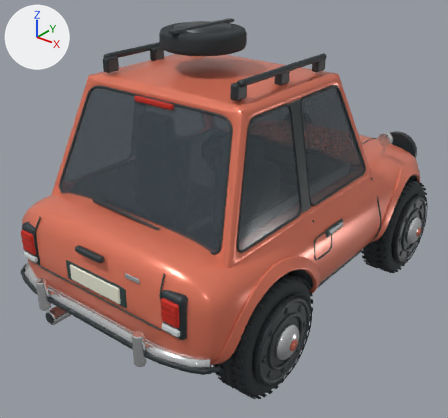
A saved change to the FBX model unity/Assets/Resources/Cars/puddle.fbx.
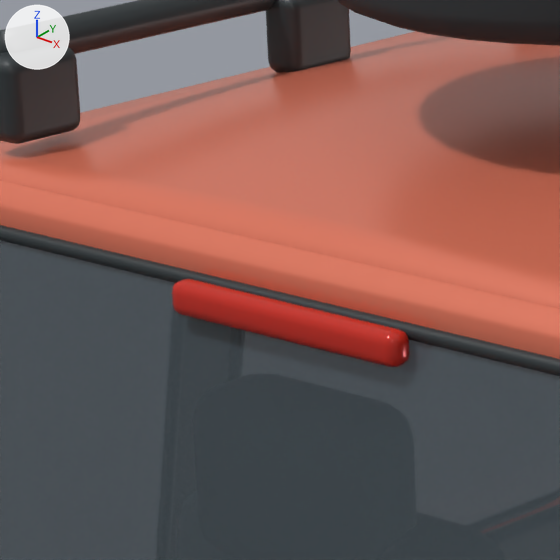
Old and new are each drawn whole from a camera (50 mm lens) standing at (2.465, -3.382, 2.638) and looking at (-0.049, -0.24, 0.69) and again close up on the part from 24% to 44% of the width and 12% to 34% of the height. The lights are fixed; the arrows at upper left show +X, +Y and +Z. The last two pictures show the newer version. Where no turn or scale is listed for an object, it has been applied to the vertices. Vertices at exactly the same position are counted once.

Names of what the first close-up shows: 'Body'.
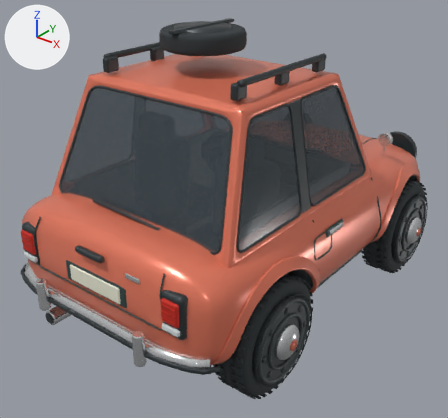
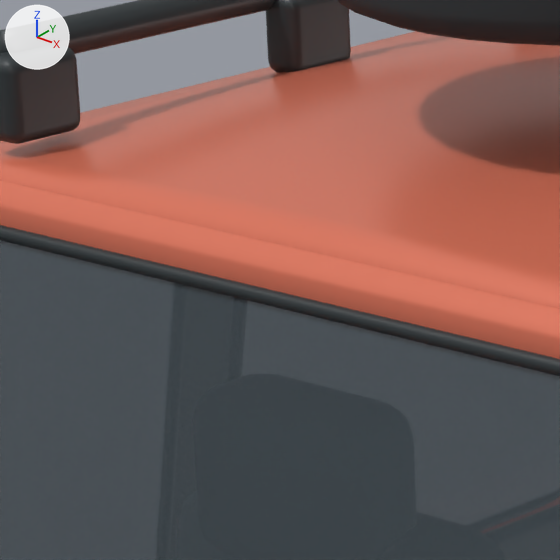
Where the newer file only moved an object's origin or applied its transform, the numbers keep the older frame.

Boxes [x1, y1, x2, y2] around the edits, measured in the close-ups (560 x 560 px):
part 1 of me_continuous_formed_body_shell, deleted
    before: [172, 279, 409, 367]

Edits to the bpy script that builds the scene:
```text
Change me_continuous_formed_body_shell:
    used by ob_body; location = (0.0, 0.0, 0.0)
    remove me_continuous_formed_body_shell.from_pydata(...)  # 22101 vertices, 21103 faces; spans x -0.89..0.89, y -1.59..1.59, z 0.25..2.02
    add me_continuous_formed_body_shell.from_pydata(...)  # 22005 vertices, 21005 faces; spans x -0.89..0.89, y -1.59..1.59, z 0.25..2.02
    me_continuous_formed_body_shell part 1: the loose piece of 96 vertices spanning x -0.15..0.15, y -0.95..-0.92, z 1.62..1.66 is deleted
```
